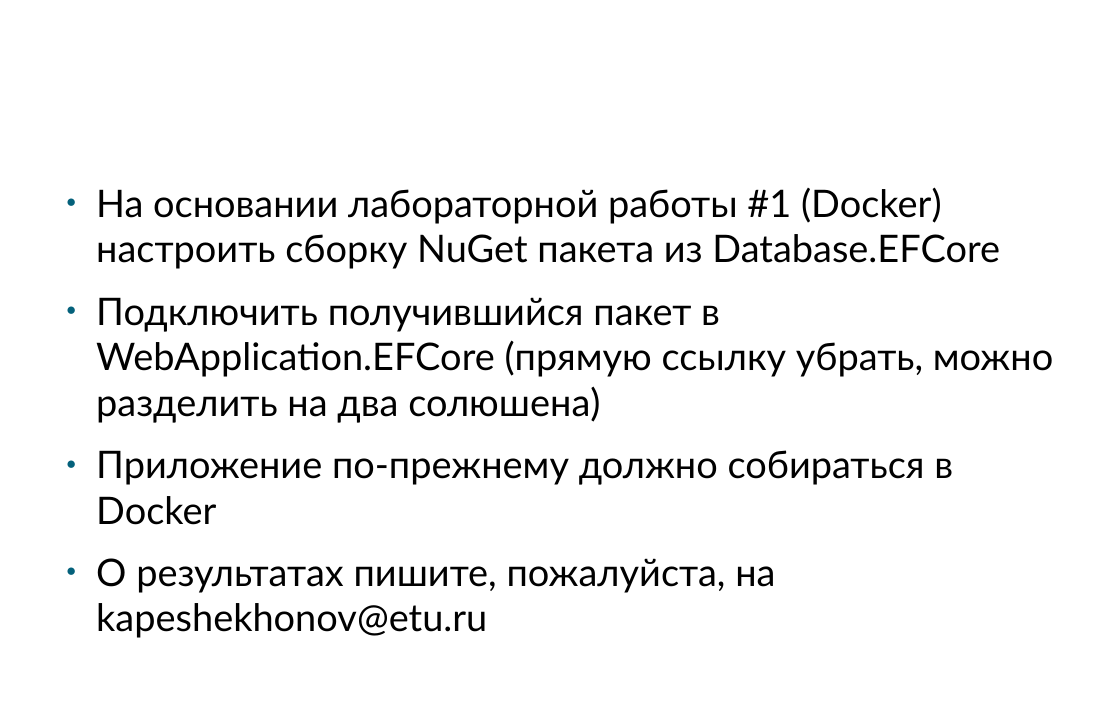
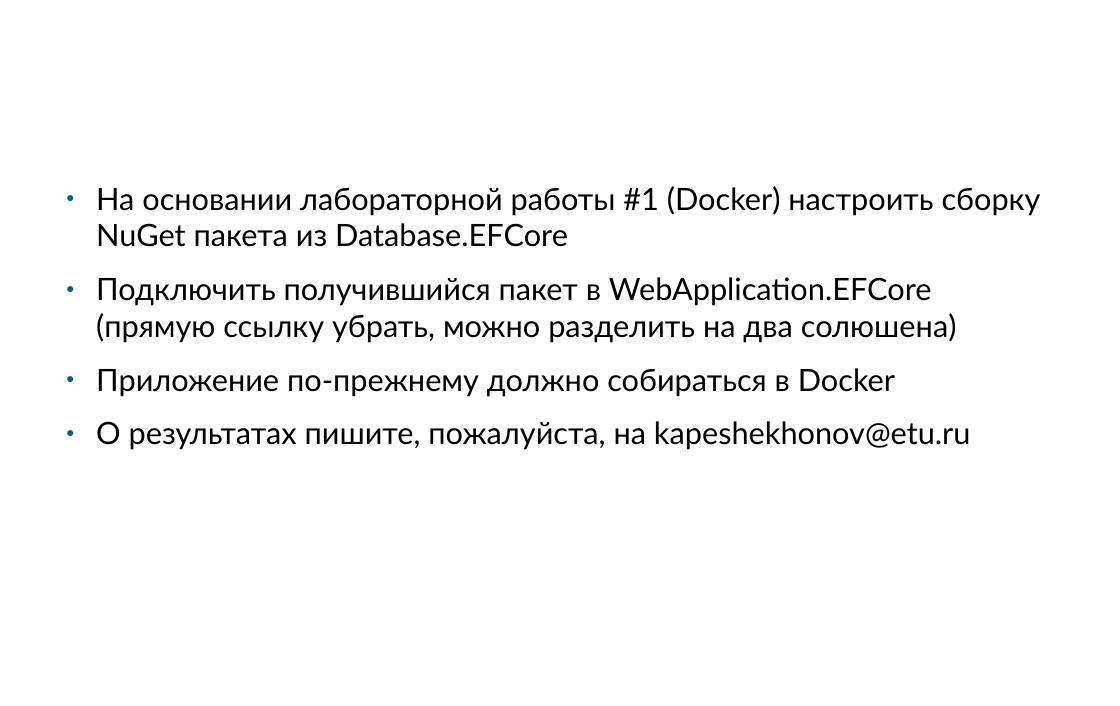
Before and after one commit to klimenkoAnna/DeveloperInstrumentalTools, a slide deck: slide 10 of docs/ETU DIT #5.pptx. Drawn at 1120x706 pixels with LibreOffice and Linux fonts; fonts in the diff are those of the drawing; background and template pictures are left out. Boxes give left, top, right and bottom in pixels: in the first picture for what was removed or moved away, otherwise in the second. Text is boxed around its words. In the diff, an @@ line names an element or a change of style, - is before the commit and + after.

Commit message:
fixed pptx

```diff
--- a/docs/ETU DIT #5.pptx
+++ b/docs/ETU DIT #5.pptx
@@ text "На основании лабораторной работы #1 ..." at (96, 186, 1041, 450): size 32 to 25.9 pt @@
```
Also in this commit, not shown: 5 other slides changed.
